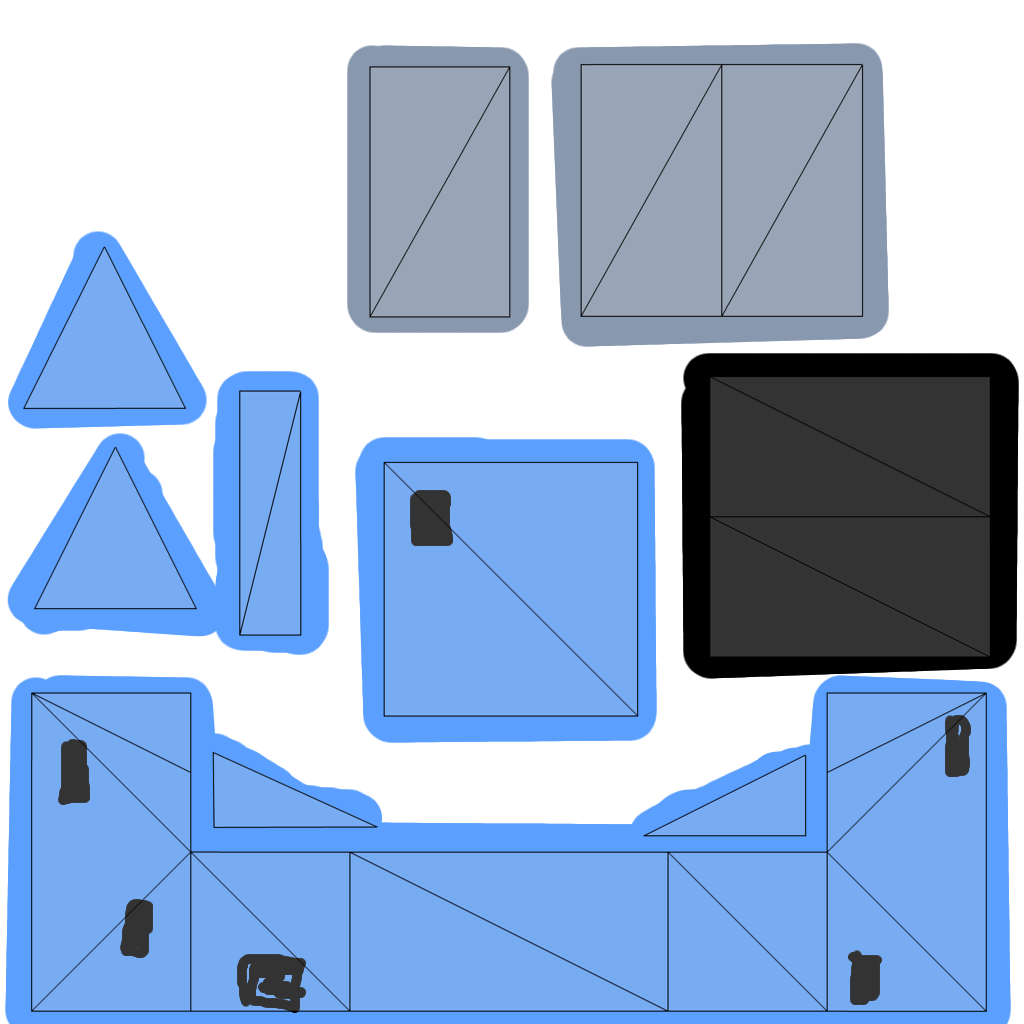
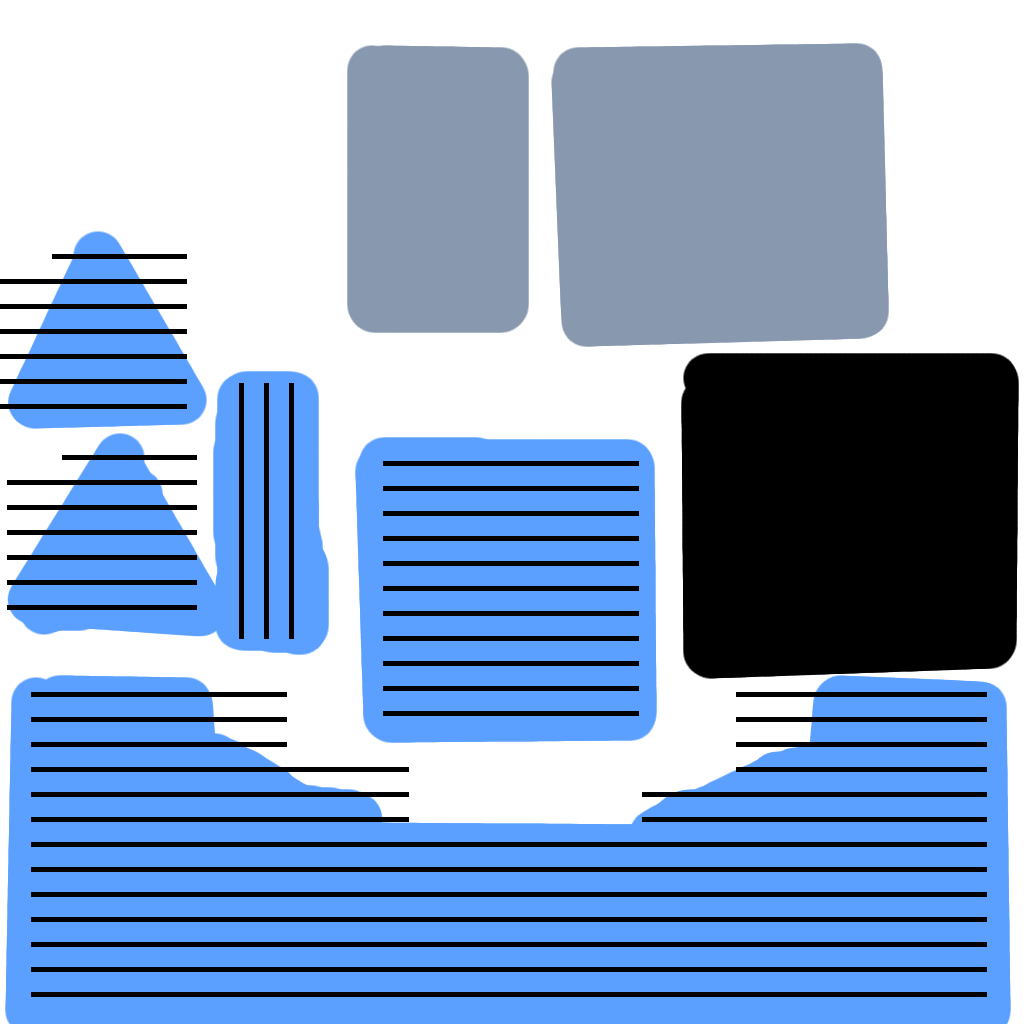
Layered file, before and after one edit (1024px x 1024px). Changes by layer:
hid "overlay-uv" over [left=22, top=63, right=991, bottom=1013]
renamed "sides-detail" to "sides-siding", painted on it over [left=0, top=254, right=987, bottom=1013]
